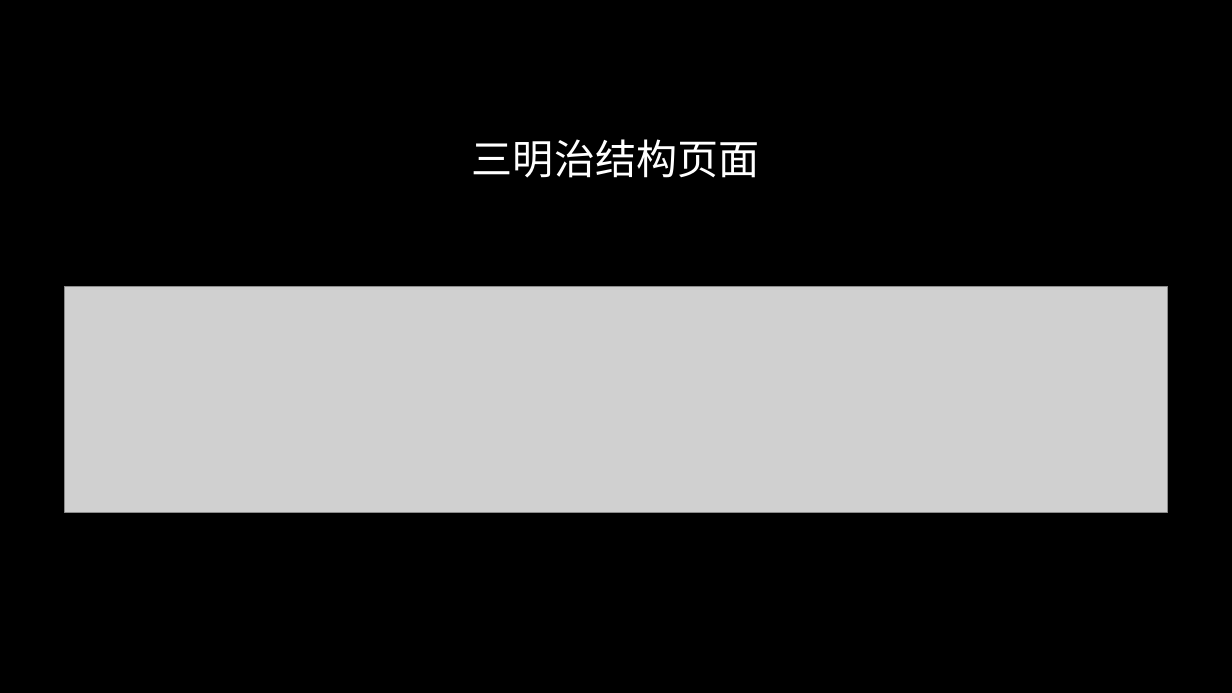
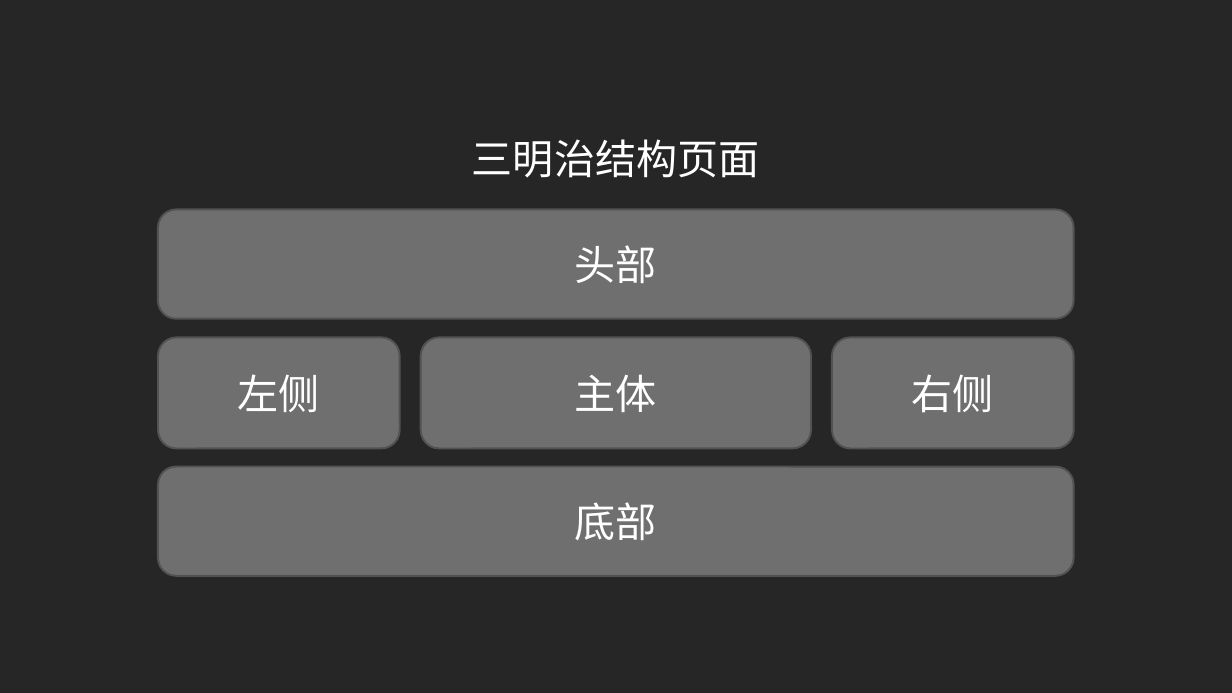
Before and after one commit to radiofly19841018/demo-flex, a slide deck: slide 4 of ppt/CSS Flex&Grid.pptx. Drawn at 1232x693 pixels with LibreOffice and Linux fonts; fonts in the diff are those of the drawing; grey boxes stand for pictures; background and template pictures are left out. Boxes give left, top, right and bottom in pixels: in the first picture for what was removed or moved away, otherwise in the second. Text is boxed around its words. In the diff, an @@ line names an element or a change of style, - is before the commit and + after.

```diff
--- a/ppt/CSS Flex&Grid.pptx
+++ b/ppt/CSS Flex&Grid.pptx
@@ background picture (left out) to #262626 @@
@@ rounded rectangle added at <box>158,210,1074,319</box>, fill #6F6F6F, outline #525252 1.5 pt, 32 pt, text #FFFFFF @@
+头部
@@ picture removed at <box>65,287,1168,513</box> @@
@@ rounded rectangle added at <box>158,337,400,448</box>, fill #6F6F6F, outline #525252 1.5 pt, 32 pt, text #FFFFFF @@
+左侧
@@ rounded rectangle added at <box>421,337,811,448</box>, fill #6F6F6F, outline #525252 1.5 pt, 32 pt, text #FFFFFF @@
+主体
@@ rounded rectangle added at <box>832,337,1074,448</box>, fill #6F6F6F, outline #525252 1.5 pt, 32 pt, text #FFFFFF @@
+右侧
@@ rounded rectangle added at <box>158,467,1074,576</box>, fill #6F6F6F, outline #525252 1.5 pt, 32 pt, text #FFFFFF @@
+底部
```
Also in this commit, not shown: 21 other slides changed, 1 slide added, 1 slide removed, 8 other files.
